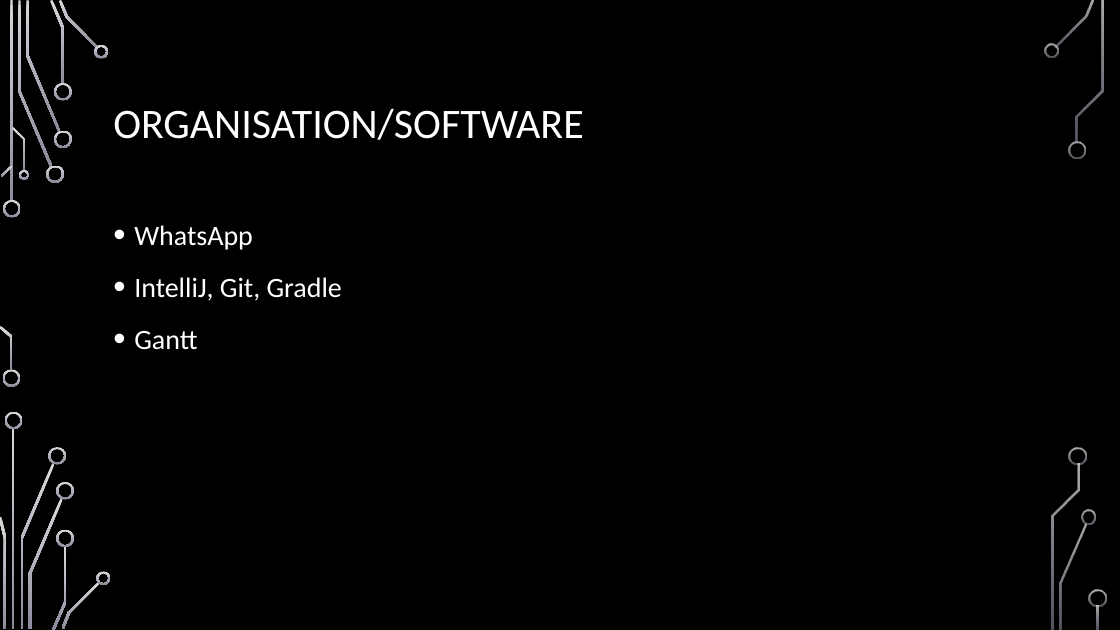
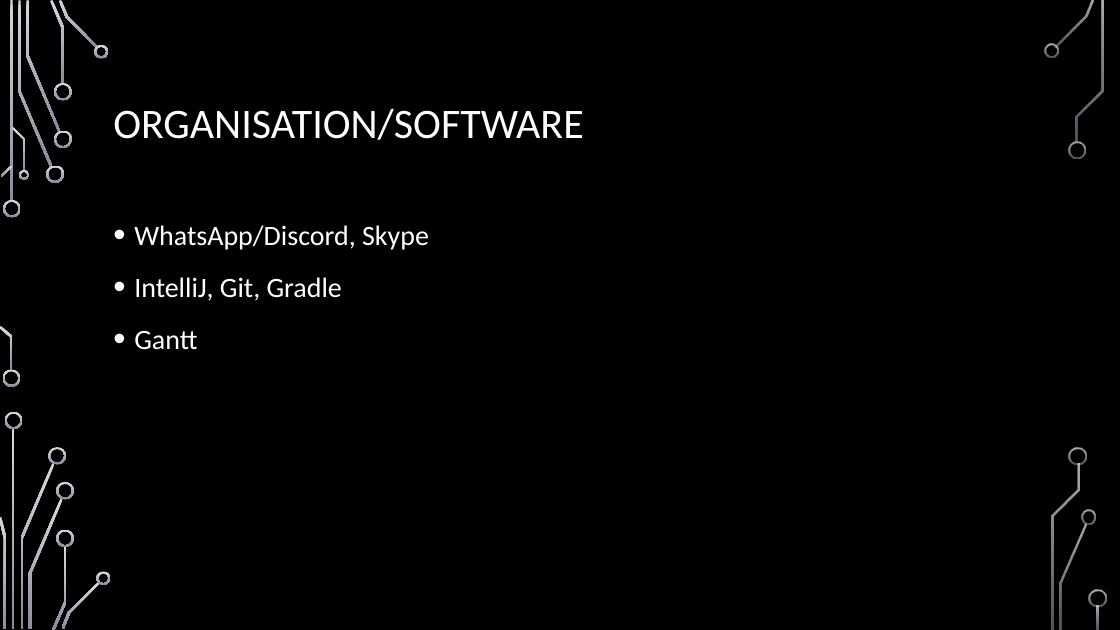
Before and after one commit to jnussbaum/TheBachelorsChaseGame, a slide deck: slide 26 of documents/Meilensteine/Meilenstein I/Meilenstein_1_Präsentation.pptx. Drawn at 1120x630 pixels with LibreOffice and Linux fonts; fonts in the diff are those of the drawing; background and template pictures are left out. Boxes give left, top, right and bottom in pixels: in the first picture for what was removed or moved away, otherwise in the second. Text is boxed around its words. In the diff, an @@ line names an element or a change of style, - is before the commit and + after.

```diff
--- a/documents/Meilensteine/Meilenstein I/Meilenstein_1_Präsentation.pptx
+++ b/documents/Meilensteine/Meilenstein I/Meilenstein_1_Präsentation.pptx
@@ text at (x1=134, y1=225, x2=429, y2=250): text changed @@
-• WhatsApp
+• WhatsApp/Discord, Skype
```
Also in this commit, not shown: 16 other slides changed, 6 other files.
